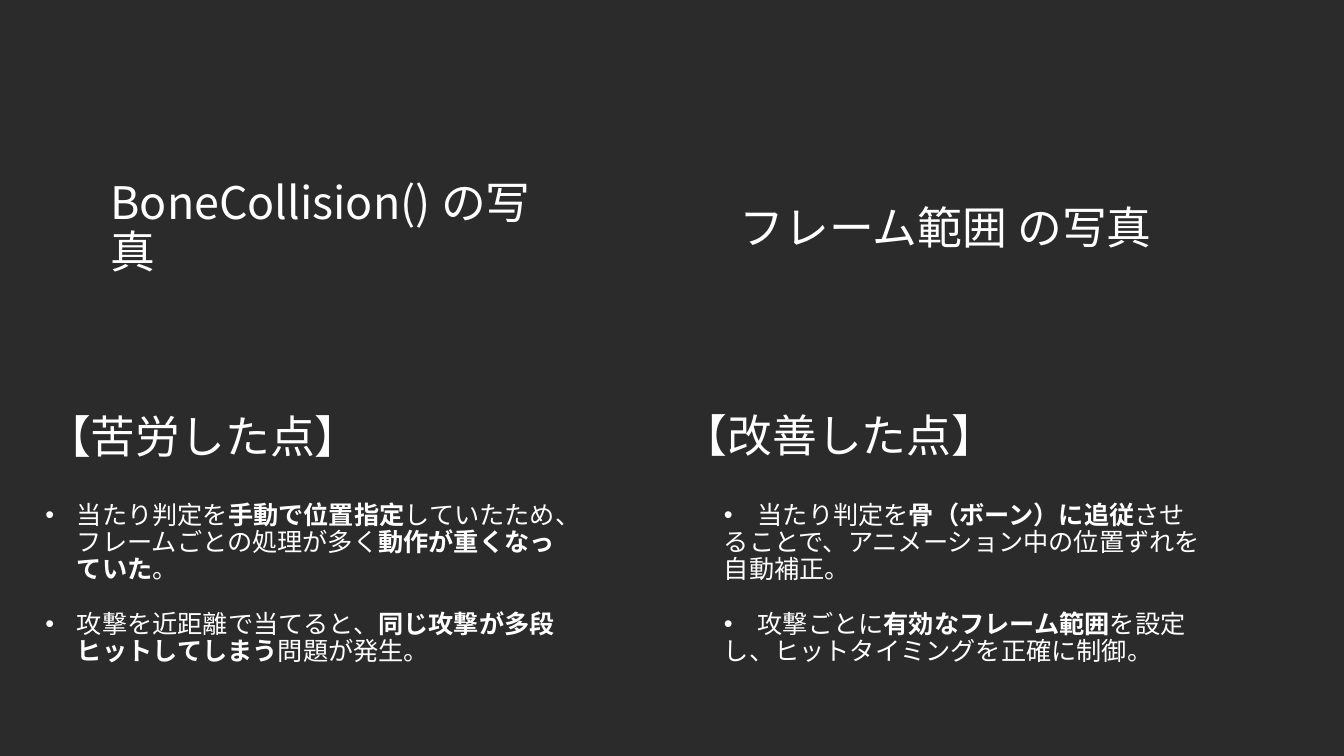
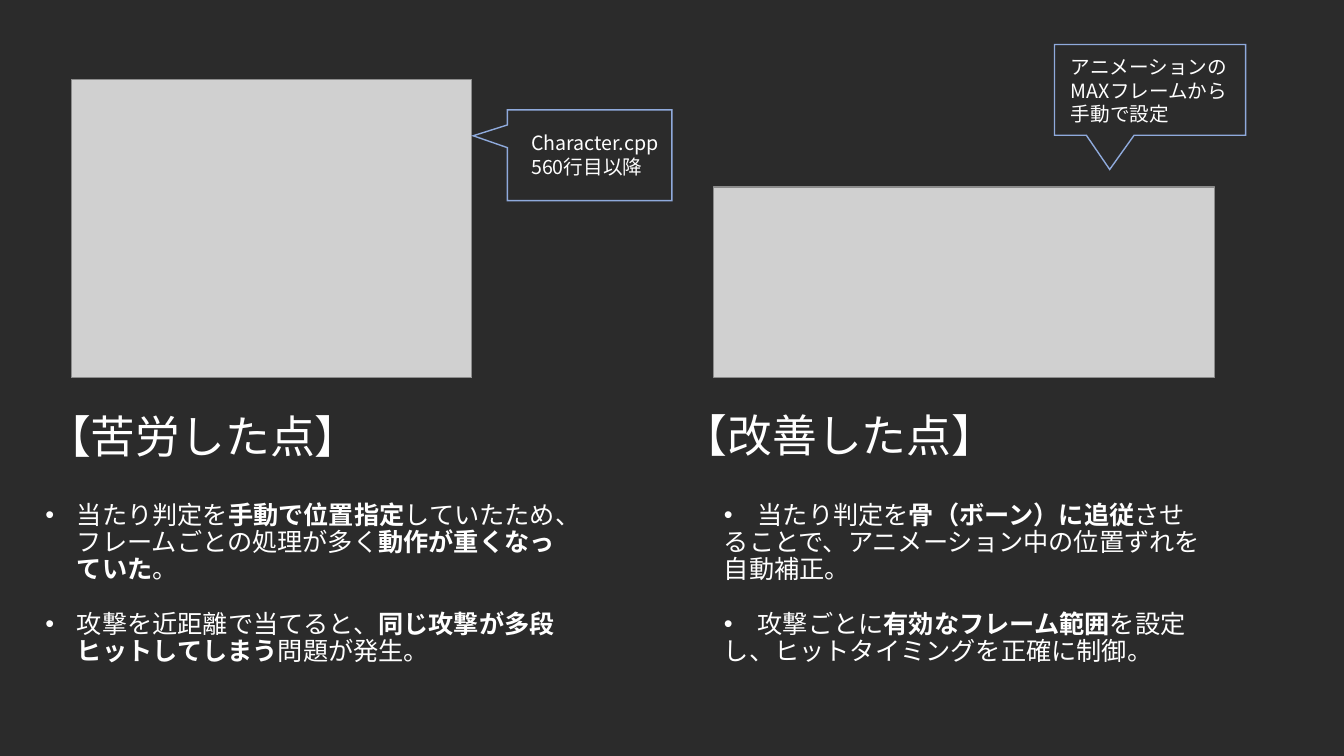
Before and after one commit to F0402Nishi/FightingGame, a slide deck: slide 8 of 仕様書.pptx (slide 7 before the commit). Drawn at 1344x756 pixels with LibreOffice and Linux fonts; fonts in the diff are those of the drawing; grey boxes stand for pictures; background and template pictures are left out; a plain dark background stands for a picture behind light text. Boxes give left, top, right and bottom in pixels: in the first picture for what was removed or moved away, otherwise in the second. Text is boxed around its words. In the diff, an @@ line names an element or a change of style, - is before the commit and + after.

```diff
--- a/仕様書.pptx
+++ b/仕様書.pptx
@@ speech box added at [1055,44,1246,135], outline #8FAADC 1 pt @@
@@ text added at [1071,59,1227,75], 14 pt, text #FFFFFF @@
+アニメーションのMAXフレームから手動で設定
@@ picture added at [72,80,472,378] @@
@@ speech box added at [507,110,671,201], outline #8FAADC 1 pt @@
@@ text added at [531,134,658,176], 14 pt, text #FFFFFF @@
+Character.cpp
+560行目以降
@@ text removed at [110,182,531,272] @@
-BoneCollision() の写真
@@ picture added at [714,188,1215,378] @@
@@ text removed at [740,206,1151,248] @@
-フレーム範囲 の写真
```
Also in this commit, not shown: 4 other slides changed, 2 slides added.
